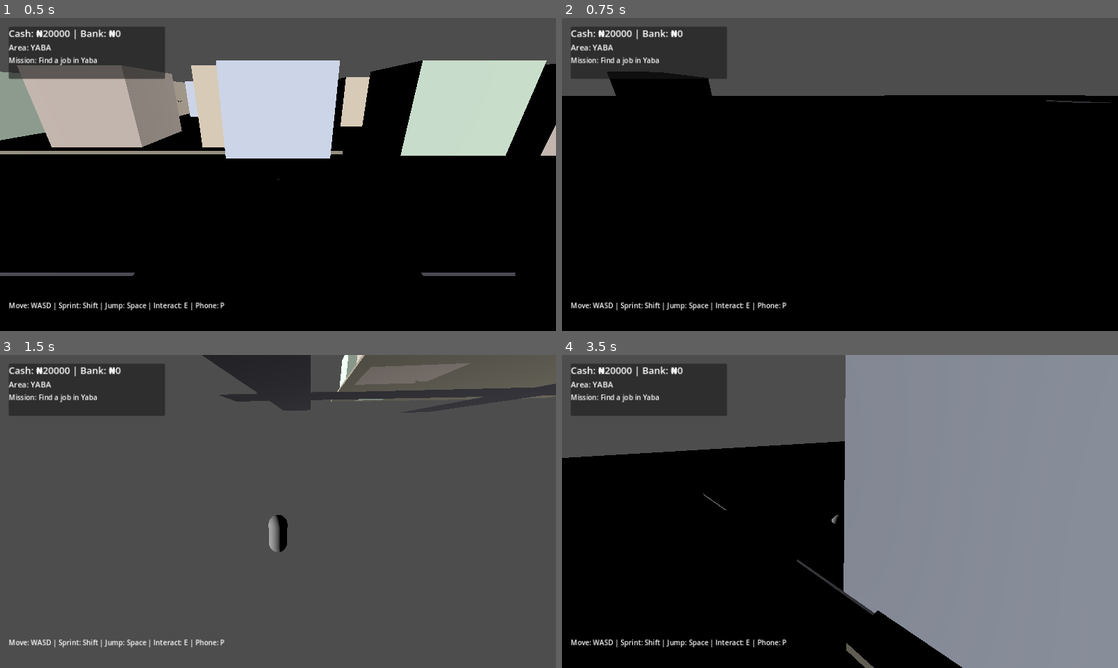
Above: before the commit, frames 1-4 (two rows, left to right).
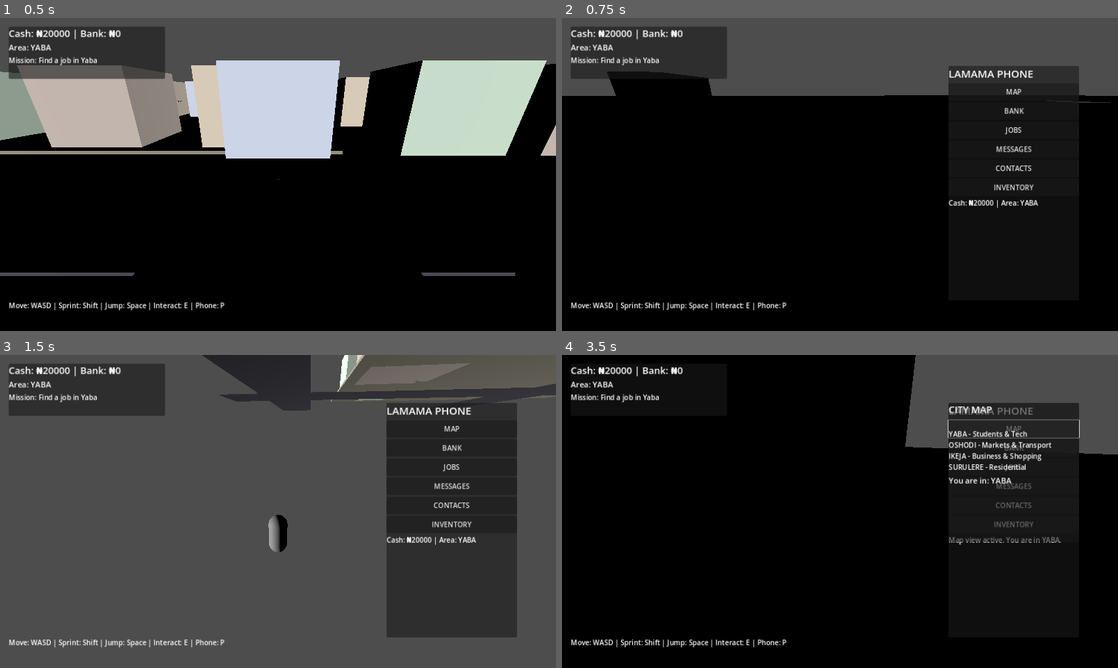
Above: after the commit, the same moments.

Repository: Muhdrabe22/lamamagame
Game: Godot game, scene res://scenes/main.tscn
Two runs of this game, one before a commit and one after it. Both use one fixed random seed, a clock stepped at 60 frames per second and the inputs below.
Inputs (mouse positions are in pixels of both pictures, inside the frame that each line leads up to):
- Up to frame 1 (0.5 s): no input
- Up to frame 2 (0.75 s): tap Enter (ui_accept) at 0.5 s; move the mouse to (867, 174) at 0.52 s; hold W (move_forward) from 0.53 s (still down); tap E (interact) at 0.6 s
- Up to frame 3 (1.5 s): keep holding W (move_forward); tap Space (jump) at 0.77 s; tap Enter (ui_accept) at 0.8, 1.35 s; move the mouse to (250, 511) at 1.27 s
- Up to frame 4 (3.5 s): tap Space (jump) at 1.52 s; tap E (interact) at 1.55, 2.1 s; move the mouse to (851, 505) at 2.02 s; tap Enter (ui_accept) at 2.3 s; release W (move_forward) at 2.75 s; click (1012, 430) at 2.75 s, where only the run after the commit has a clickable "MAP"

Frame 1 is identical in both runs. In frame 2, 2.8% of the frame differs, in the area x 69-93%, y 15-61%; in frame 3, 17%; in frame 4, 62%, in the area x 0-100%, y 0-100%.

Commit message:
Expand phone UI, mission tracking, and interactive gameplay flow for complete milestone 1 starter loop

Diff:
--- a/scripts/GameState.gd
+++ b/scripts/GameState.gd
@@ -11,9 +11,9 @@
 
 func _ready() -> void:
     missions = [
-        {"id": "first_job", "title": "First Day", "objective": "Find a job in Yaba", "done": false},
-        {"id": "market_run", "title": "Market Run", "objective": "Collect goods in Oshodi and deliver them to Yaba", "done": false},
-        {"id": "help_friend", "title": "Help a Friend", "objective": "Meet a contact in Surulere", "done": false}
+        {"id": "first_job", "title": "First Day", "objective": "Find a job in Yaba", "reward": 5000, "done": false},
+        {"id": "market_run", "title": "Market Run", "objective": "Collect goods in Oshodi and deliver to Yaba", "reward": 2500, "done": false},
+        {"id": "help_friend", "title": "Help a Friend", "objective": "Meet Musa in Surulere and help with his shop", "reward": 3500, "done": false}
     ]
     _refresh_hud()
 
@@ -39,11 +39,23 @@
         return true
     return false
 
+func deposit_money(amount: int) -> void:
+    if pay_money(amount):
+        bank_balance += amount
+        _refresh_hud()
+
+func withdraw_money(amount: int) -> void:
+    if amount <= bank_balance:
+        bank_balance -= amount
+        add_money(amount)
+
 func complete_mission(mission_id: String) -> void:
     for mission in missions:
         if mission["id"] == mission_id:
             mission["done"] = true
+            add_money(mission.get("reward", 0))
             break
+    advance_mission()
     _refresh_hud()
 
 func get_current_mission() -> Dictionary:
@@ -53,7 +65,10 @@
 
 func advance_mission() -> void:
     if missions.size() > 1:
-        mission_index = (mission_index + 1) % missions.size()
+        for i in range(missions.size()):
+            if not missions[i]["done"]:
+                mission_index = i
+                break
     _refresh_hud()
 
 func _refresh_hud() -> void:
@@ -62,4 +77,6 @@
     if area_label != null:
         area_label.text = "Area: %s" % current_area
     if mission_label != null and missions.size() > 0:
-        mission_label.text = "Mission: %s" % missions[mission_index]["objective"]
+        var current = get_current_mission()
+        if not current.is_empty():
+            mission_label.text = "Mission: %s" % current["objective"]
--- a/scripts/InteractionManager.gd
+++ b/scripts/InteractionManager.gd
@@ -52,29 +52,36 @@
         return
 
     var target = interactables[action_index]
+
     if target["type"] == "job":
-        if state.missions.size() > 0:
-            state.missions[0]["done"] = true
-            state.add_money(5000)
+        var current_mission = state.get_current_mission()
+        if not current_mission.is_empty() and current_mission["id"] == "first_job":
+            state.complete_mission("first_job")
             if action_label != null:
-                action_label.text = "Job accepted: deliver package in Yaba. Earned ₦5,000."
+                action_label.text = "Job accepted! Deliver package to Oshodi. Earned ₦5,000."
     elif target["type"] == "shop":
         if state.pay_money(1200):
             if action_label != null:
-                action_label.text = "You bought a phone top-up and data bundle."
+                action_label.text = "You bought phone top-up and data. Spent ₦1,200."
         else:
             if action_label != null:
-                action_label.text = "Not enough cash for this purchase."
+                action_label.text = "Not enough cash. You need ₦1,200."
     elif target["type"] == "home":
         if action_label != null:
-            action_label.text = "You rest at home and save your progress."
+            action_label.text = "You rested at home and saved progress."
         var save_system = player.get_parent().get_node_or_null("SaveSystem")
         if save_system != null:
             save_system.save_state(state)
     elif target["type"] == "market":
-        state.add_money(2500)
-        if action_label != null:
-            action_label.text = "Market run complete. You earned ₦2,500 from local trade."
+        var current_mission = state.get_current_mission()
+        if not current_mission.is_empty() and current_mission["id"] == "market_run":
+            state.complete_mission("market_run")
+            if action_label != null:
+                action_label.text = "Market delivery complete! Earned ₦2,500."
+        else:
+            state.add_money(500)
+            if action_label != null:
+                action_label.text = "Bought some goods from market. +₦500 profit."
     elif target["type"] == "vehicle":
         var vehicle = target["node"]
         if vehicle != null:
@@ -87,8 +94,4 @@
                 if player.has_method("enter_vehicle"):
                     player.enter_vehicle(vehicle)
                     if action_label != null:
-                        action_label.text = "You are driving the vehicle."
-
-    if state.missions.size() > 0 and state.missions[0]["id"] == "first_job" and state.missions[0]["done"]:
-        state.missions.remove_at(0)
-        state.missions.insert(0, {"id": "market_run", "title": "Market Run", "objective": "Collect goods in Oshodi and deliver them to Yaba", "done": false})
+                        action_label.text = "Driving... WASD to steer, move forward/back to accelerate."
--- a/scripts/PhoneUI.gd
+++ b/scripts/PhoneUI.gd
@@ -10,11 +10,12 @@
     state = game_state
     _build_phone_ui()
     _update_phone_state()
+    set_name("PhoneUI")
 
 func _build_phone_ui() -> void:
     phone_panel = PanelContainer.new()
     phone_panel.position = Vector2(890, 110)
-    phone_panel.custom_minimum_size = Vector2(290, 500)
+    phone_panel.custom_minimum_size = Vector2(300, 540)
     add_child(phone_panel)
 
     var phone_root = VBoxContainer.new()
@@ -29,18 +30,20 @@
     for app_name in apps:
         var button = Button.new()
         button.text = app_name
+        button.custom_minimum_size = Vector2(250, 40)
         button.pressed.connect(_on_app_pressed.bind(app_name))
         phone_root.add_child(button)
 
     status_label = Label.new()
     status_label.text = "Welcome to Lagos."
     status_label.autowrap_mode = TextServer.AUTOWRAP_WORD_SMART
-    status_label.custom_minimum_size = Vector2(240, 180)
+    status_label.custom_minimum_size = Vector2(260, 200)
     phone_root.add_child(status_label)
 
     map_panel = PanelContainer.new()
     map_panel.visible = false
-    map_panel.custom_minimum_size = Vector2(250, 200)
+    map_panel.custom_minimum_size = Vector2(300, 320)
+    map_panel.position = Vector2(890, 110)
     add_child(map_panel)
 
     var map_root = VBoxContainer.new()
@@ -52,9 +55,14 @@
     map_root.add_child(map_title)
 
     var map_text = Label.new()
-    map_text.text = "YABA\nOSHODI\nIKEJA\nSURULERE"
-    map_text.add_theme_font_size_override("font_size", 18)
+    map_text.text = "\nYABA - Students & Tech\nOSHODI - Markets & Transport\nIKEJA - Business & Shopping\nSURULERE - Residential\n"
+    map_text.add_theme_font_size_override("font_size", 16)
     map_root.add_child(map_text)
+
+    var current_pos = Label.new()
+    current_pos.text = "You are in: YABA"
+    current_pos.add_theme_font_size_override("font_size", 18)
+    map_root.add_child(current_pos)
 
     phone_panel.visible = false
 
@@ -62,31 +70,29 @@
     if app_name == "MAP":
         _show_map()
     elif app_name == "BANK":
-        status_label.text = "Bank ready. Balance: ₦%d" % state.bank_balance
+        status_label.text = "Bank Account\nCash: ₦%d\nSaved: ₦%d\n\nOptions: Deposit, Withdraw" % [state.money, state.bank_balance]
     elif app_name == "JOBS":
-        status_label.text = "Available jobs: Delivery, Shop Worker, Driver"
+        status_label.text = "Job Board\n\nAvailable:\n- Delivery: ₦5,000\n- Shop Worker: ₦3,000\n- Driver: ₦4,500"
     elif app_name == "MESSAGES":
-        status_label.text = "Message: 'How far? Check the shop around the corner.'"
+        status_label.text = "Messages:\n\nAunty Bisi: 'How far? Check the shop around the corner.'\n\nMusa: 'Need help in Surulere'"
     elif app_name == "CONTACTS":
-        status_label.text = "Contacts: Aunty Bisi, Musa, Tunde, Ngozi"
+        status_label.text = "Contacts:\n\nAunty Bisi - Shop Owner\nMusa - Market Trader\nTunde - Driver\nNgozi - Office Worker\nChief - Recruitment"
     elif app_name == "INVENTORY":
-        status_label.text = "Inventory: basic phone, basic clothes, starter cash"
+        status_label.text = "Inventory:\n\n- Basic Phone\n- Casual Clothes\n- Starter Cash: ₦20,000\n- ID Card"
 
 func _show_map() -> void:
-    map_panel.position = Vector2(890, 130)
     map_panel.visible = true
-    status_label.text = "Map open. Player in YABA."
+    status_label.text = "Map view active. You are in %s." % state.current_area
 
 func toggle_phone() -> void:
     is_open = not is_open
     phone_panel.visible = is_open
-    if not is_open:
-        map_panel.visible = false
-    else:
+    map_panel.visible = false
+    if is_open:
         _update_phone_state()
 
 func _update_phone_state() -> void:
     if state == null:
         return
-    if phone_panel != null:
+    if status_label != null:
         status_label.text = "Cash: ₦%d | Area: %s" % [state.money, state.current_area]
--- a/scripts/Player.gd
+++ b/scripts/Player.gd
@@ -102,6 +102,11 @@
         if interaction_manager != null:
             interaction_manager.try_interact()
 
+    if Input.is_action_just_pressed("ui_accept"):
+        var phone = get_parent().get_node_or_null("PhoneUI")
+        if phone != null and phone.has_method("toggle_phone"):
+            phone.toggle_phone()
+
     if global_position.y < -10.0:
         global_position = Vector3(-18.0, 0.5, 26.0)
 
